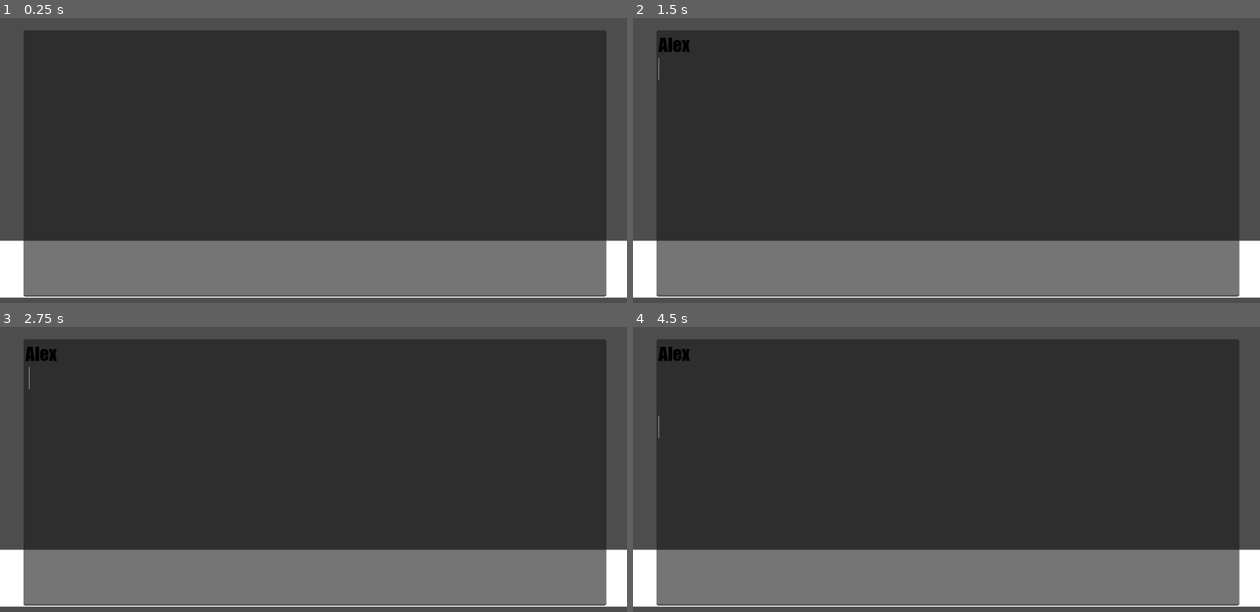
Above: before the commit, frames 1-4 (two rows, left to right).
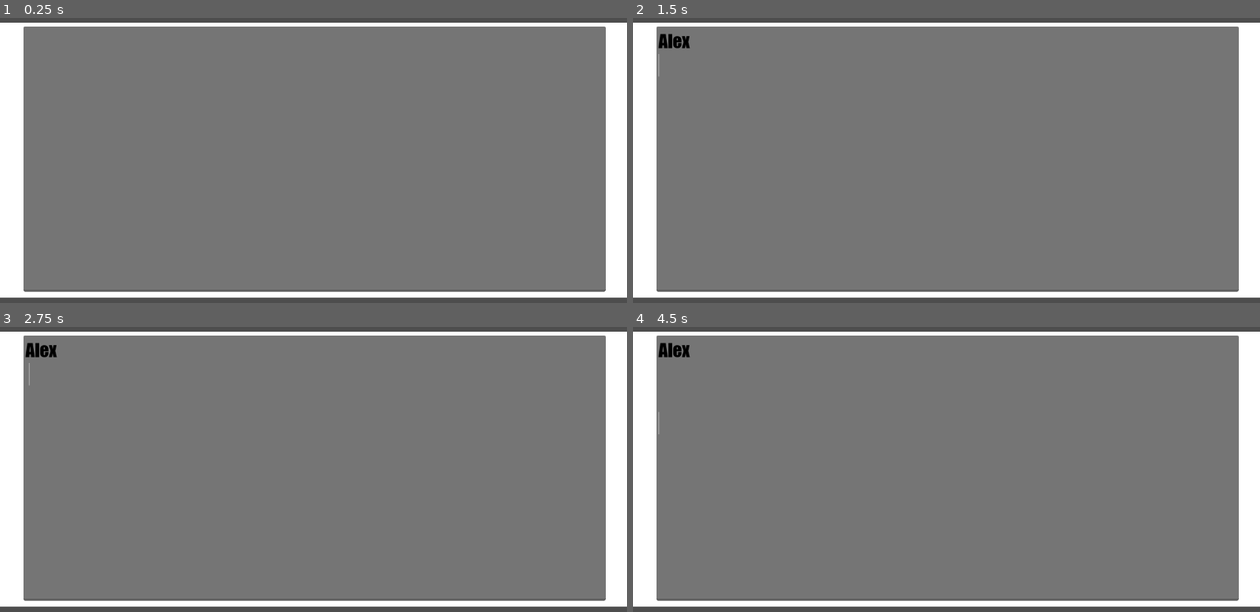
Above: after the commit, the same moments.

Repository: Pairjax/SCPCardEditor
Game: Godot game, scene res://Scenes/ScenePassive.tscn
The game is run twice, just before and just after one commit, with the same random seed, the same clock (stepped at 60 frames per second) and the same inputs. This scene is started directly instead of the project's main scene.
Inputs (mouse positions are in pixels of both pictures, inside the frame that each line leads up to):
- Up to frame 1 (0.25 s): no input
- Up to frame 2 (1.5 s): click (946, 163) at 0.52 s; type "Alex" at 0.6 s; tap Enter at 1.25 s; move the mouse to (1084, 146) at 1.27 s; click (1084, 146) at 1.42 s
- Up to frame 3 (2.75 s): tap Space at 2 s; move the mouse to (188, 492) at 2.02 s; click (188, 492) at 2.17 s
- Up to frame 4 (4.5 s): tap Enter at 2.75, 4.25 s; move the mouse to (1009, 395) at 2.77 s; click (1009, 395) at 2.92 s; tap Space at 3.5 s; move the mouse to (915, 543) at 3.52 s; click (915, 543) at 3.67 s; move the mouse to (1134, 526) at 4.27 s; click (1134, 526) at 4.42 s

The runs differ from the first frame. In frame 1, 78% of the frame differs, in the area x 0-100%, y 1-98%; in frame 2, 78%; in frame 3, 78%; in frame 4, 78%.
Error in both runs: Invalid access to property or key 'description_changed' on a base object of type 'null instance'. (res://Scripts/Editor/Base/PassiveDescriptionUpdater.gd:6)

Commit message:
Hide Actual Text
- Hide the actual text of passive description behind a box

Diff:
--- a/Scenes/ScenePassive.tscn
+++ b/Scenes/ScenePassive.tscn
@@ -14,10 +14,10 @@
 [node name="Description" type="ColorRect" parent="."]
 layout_mode = 1
 anchors_preset = -1
-anchor_top = 0.694
+anchor_top = 0.096
 anchor_right = 1.0
 anchor_bottom = 0.878
-offset_top = 14.288
+offset_top = -0.208
 offset_bottom = 0.0559692
 grow_horizontal = 2
 grow_vertical = 2
@@ -26,13 +26,13 @@
 layout_mode = 1
 anchors_preset = -1
 anchor_left = 0.037
-anchor_top = -3.695
+anchor_top = 0.064
 anchor_right = 0.967
 anchor_bottom = 0.978
 offset_left = 0.375999
-offset_top = -0.0249939
-offset_right = 0.0159912
-offset_bottom = 0.310005
+offset_top = -25.824
+offset_right = 0.0158691
+offset_bottom = 0.252014
 grow_horizontal = 2
 grow_vertical = 2
 
